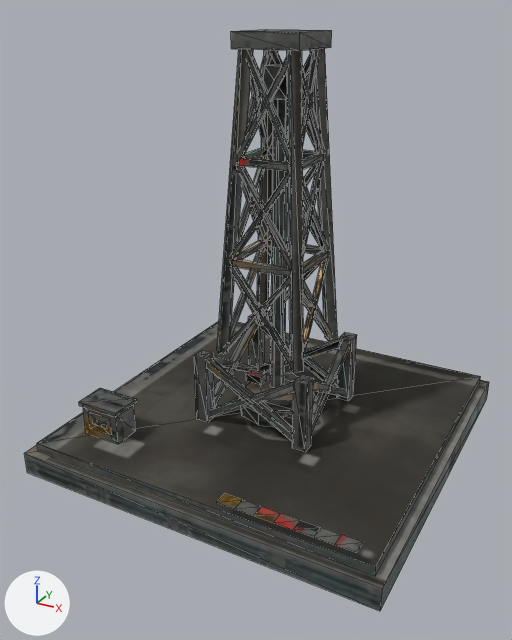
One commit to the glTF model game/world/models/deep_drill.glb: the scene before it, then after it.
Camera for both pictures: a 50 mm lens placed at (0.647, -1.279, 0.918), pointed at (-0.017, -0.072, 0.315). Arrows for +X, +Y and +Z are at lower left; the lights stay in place. The first picture is the older version. Mesh edges are drawn as thin lines. Where no turn or scale is listed for an object, it has been applied to the vertices. Vertices at exactly the same position are counted once.

The first picture shows 'move_drill', 'te_deep_drill'.
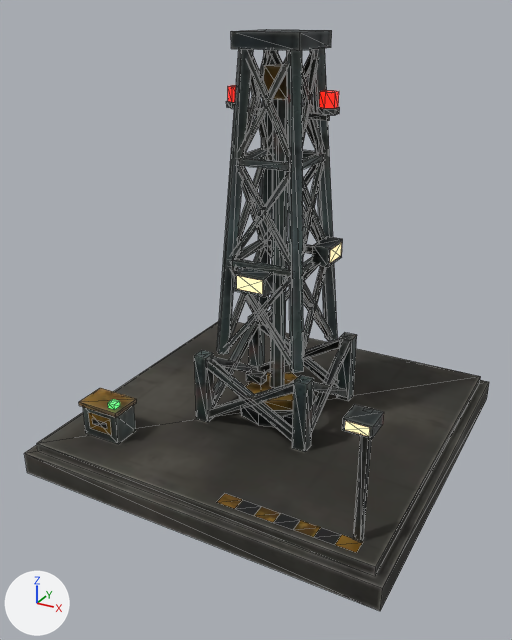
Boxes (x1, y1, x2, y2) around the edits, measured in the pictures (512 x 640 px):
'te_deep_drill', surface changed, reshaped: (24, 29, 489, 611) in both
'move_drill', surface changed: (245, 99, 298, 410) in both
part 1 of me_te_deep_drill, added: after (108, 399, 120, 410)
part 2 of me_te_deep_drill, added: after (308, 112, 330, 121)
part 3 of me_te_deep_drill, added: after (226, 101, 235, 109)
part 4 of me_te_deep_drill, added: after (228, 85, 236, 102)
part 5 of me_te_deep_drill, added: after (318, 107, 340, 115)
part 6 of me_te_deep_drill, added: after (319, 90, 339, 108)
part 7 of me_te_deep_drill, added: after (234, 267, 274, 297)
part 8 of me_te_deep_drill, added: after (306, 245, 313, 253)
part 9 of me_te_deep_drill, added: after (312, 236, 343, 267)
part 10 of me_te_deep_drill, added: after (353, 407, 372, 542)
part 11 of me_te_deep_drill, added: after (342, 404, 384, 439)
part 12 of me_te_deep_drill, added: after (237, 243, 342, 294)
part 13 of me_te_deep_drill, added: after (345, 421, 370, 436)
part 14 of me_te_deep_drill, surface changed: (24, 30, 488, 611) in both

The change, as a list of edits to the scene's bpy script:
```text
Add img_te_deep_drill_glow:
    img_te_deep_drill_glow = load_image('te_deep_drill_glow', '_unpacked/te_deep_drill_glow', 512, 512, 'sRGB')
Change mat_te_deep_drill:
    where n0 = _N.new('ShaderNodeBsdfPrincipled'); n0.name = 'Principled BSDF'
    add n0.inputs[28].default_value = 1.0  # 'Emission Strength'
    where n2 = _N.new('ShaderNodeTexImage'); n2.name = 'Image Texture'
    n2.image: img_te_deep_drill_color -> img_te_deep_drill_glow
    add n4 = _N.new('ShaderNodeTexImage'); n4.name = 'Image Texture.001'
    add n4.image = img_te_deep_drill_color
    remove n4 = _N.new('ShaderNodeTexImage'); n4.name = 'Image Texture.001'
    remove n4.image = img_te_deep_drill_finish
    add n5 = _N.new('ShaderNodeTexImage'); n5.name = 'Image Texture.002'
    add n5.image = img_te_deep_drill_finish
    remove _L.new(n2.outputs[0], n0.inputs[0])  # 'Color' to 'Base Color'
    where n3 = _N.new('ShaderNodeSeparateColor'); n3.name = 'Separate Color'
    remove _L.new(n4.outputs[0], n3.inputs[0])  # 'Color' to 'Color'
    add _L.new(n2.outputs[0], n0.inputs[27])  # 'Color' to 'Emission Color'
    add _L.new(n4.outputs[0], n0.inputs[0])  # 'Color' to 'Base Color'
    add _L.new(n5.outputs[0], n3.inputs[0])  # 'Color' to 'Color'
Change me_te_deep_drill:
    used by ob_te_deep_drill; location = (0.0, 0.0, 0.0)
    remove me_te_deep_drill.from_pydata(...)  # 480 vertices, 702 faces; spans x -0.4..0.4, y -0.4..0.4, z 0.0..0.88
    add me_te_deep_drill.from_pydata(...)  # 616 vertices, 898 faces; spans x -0.4..0.4, y -0.4..0.4, z 0.0..0.88
    me_te_deep_drill part 1: a new loose piece, a box spanning x -0.249..-0.231, y -0.294..-0.276, z 0.15..0.162, in mat_te_deep_drill
    me_te_deep_drill part 2: a new loose piece, a box spanning x 0.048..0.1, y -0.006..0.006, z 0.724..0.736, in mat_te_deep_drill
    me_te_deep_drill part 3: a new loose piece, a 6-sided cylinder along z spanning x -0.118..-0.082, y -0.021..0.021, z 0.736..0.748, in mat_te_deep_drill
    me_te_deep_drill part 4: a new loose piece, a 6-sided cylinder along z spanning x -0.116..-0.084, y -0.018..0.018, z 0.748..0.777, in mat_te_deep_drill
    me_te_deep_drill part 5: a new loose piece, a 6-sided cylinder along z spanning x 0.082..0.118, y -0.021..0.021, z 0.736..0.748, in mat_te_deep_drill
    me_te_deep_drill part 6: a new loose piece, a 6-sided cylinder along z spanning x 0.084..0.116, y -0.018..0.018, z 0.748..0.777, in mat_te_deep_drill
    me_te_deep_drill part 7: a new loose piece, a box spanning x -0.035..0.035, y -0.127..-0.093, z 0.396..0.436, in mat_te_deep_drill
    me_te_deep_drill part 8: a new loose piece, a box spanning x 0.065..0.1, y -0.006..0.006, z 0.46..0.472, in mat_te_deep_drill
    me_te_deep_drill part 9: a new loose piece, a box spanning x 0.093..0.127, y -0.035..0.035, z 0.446..0.486, in mat_te_deep_drill
    me_te_deep_drill part 10: a new loose piece, a box spanning x 0.323..0.337, y -0.337..-0.323, z 0.07..0.33, in mat_te_deep_drill
    me_te_deep_drill part 11: a new loose piece, a box spanning x 0.305..0.355, y -0.375..-0.325, z 0.309..0.331, in mat_te_deep_drill
    me_te_deep_drill part 12: 8 vertices added at x -0.029..0.128, y -0.128..0.029, z 0.402..0.48
    me_te_deep_drill part 13: 8 vertices added at x 0.31..0.35, y -0.376..-0.33, z 0.308..0.328
    me_te_deep_drill part 14: 692 kept faces spanning x -0.4..0.4, y -0.4..0.4, z 0.0..0.88 get new texture (UV) coordinates
    other edits to the shape of me_te_deep_drill do not show in these pictures
```
